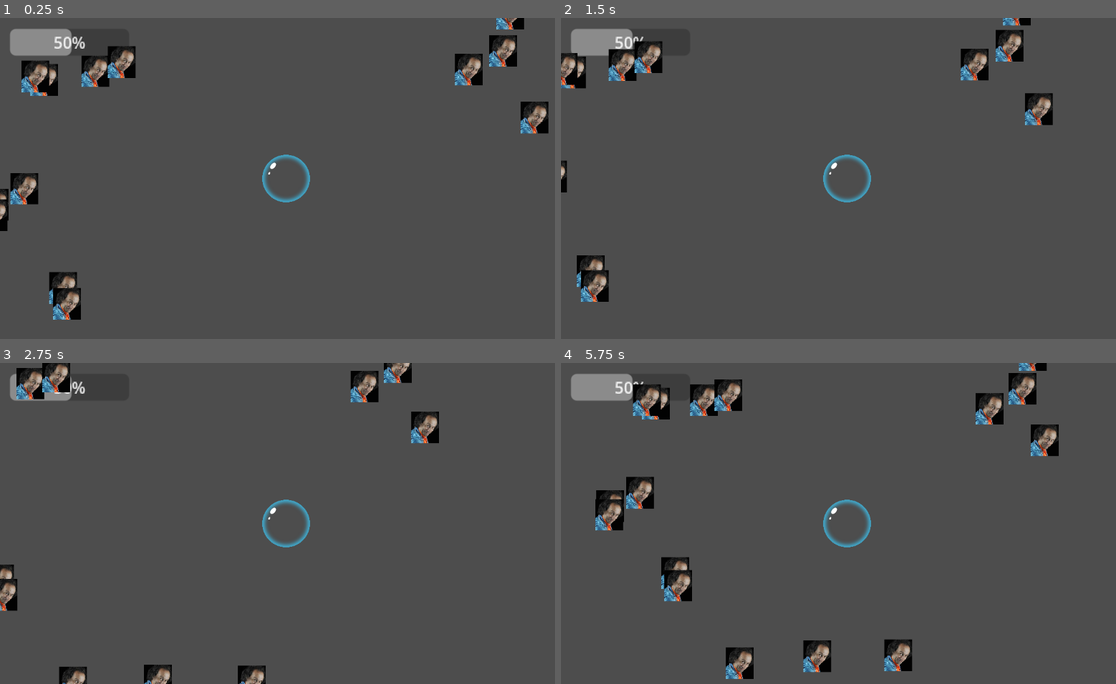
Above: before the commit, frames 1-4 (two rows, left to right).
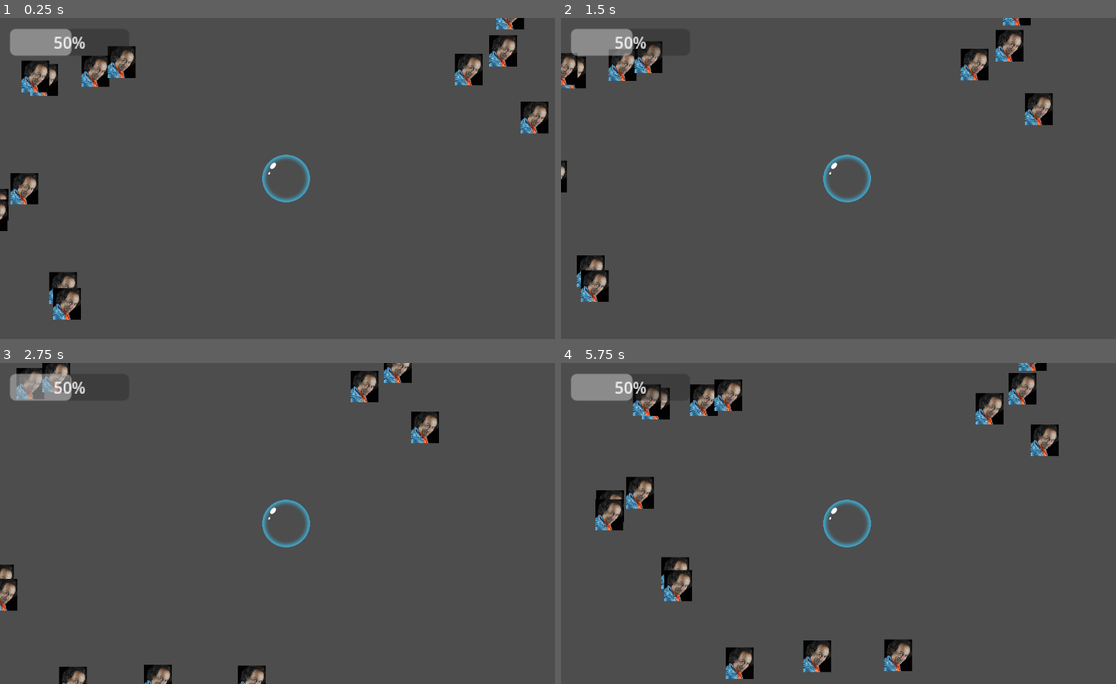
Above: after the commit, the same moments.

Repository: Zodayan/BubbleSurvivor
Game: Godot game, scene res://scenes/game.tscn
Two runs of this game, one before a commit and one after it. Both use one fixed random seed, a clock stepped at 60 frames per second and the inputs below.
Inputs (mouse positions are in pixels of both pictures, inside the frame that each line leads up to):
- Up to frame 1 (0.25 s): no input
- Up to frame 2 (1.5 s): move the mouse to (971, 162) at 0.52 s; hold Right (right) 0.53-1.28 s; click (971, 162) at 0.6 s; move the mouse to (733, 194) at 1.27 s; hold Down (down) from 1.28 s (still down); click (733, 194) at 1.35 s
- Up to frame 3 (2.75 s): move the mouse to (344, 452) at 2.02 s; release Down (down) at 2.03 s; hold Right (right) from 2.03 s (still down); click (344, 452) at 2.1 s
- Up to frame 4 (5.75 s): move the mouse to (816, 587) at 2.77 s; release Right (right) at 2.78 s; hold Up (up) 2.78-3.53 s; click (816, 587) at 2.85 s; move the mouse to (1016, 571) at 3.52 s; hold Q (left) 3.53-5.03 s; click (1016, 571) at 3.6 s; move the mouse to (677, 475) at 4.27 s; click (677, 475) at 4.35 s; move the mouse to (877, 523) at 5.02 s; hold Down (down) from 5.03 s (still down); click (877, 523) at 5.1 s

The runs differ from the first frame. In frame 1, less than 0.1% of the frame differs, in the area x 21-23%, y 10-12%; in frame 2, 0.2%; in frame 3, 0.6%, in the area x 2-13%, y 3-12%; in frame 4, 0.1%.

Commit message:
creation classe Weapon

Diff:
--- a/bubblesurvior/scenes/bubblePlayer.tscn
+++ b/bubblesurvior/scenes/bubblePlayer.tscn
@@ -8,6 +8,7 @@
 radius = 26.0192
 
 [node name="BubblePlayer" type="CharacterBody2D"]
+z_index = 1
 script = ExtResource("1_afnlq")
 
 [node name="BubbleCamera" type="Camera2D" parent="."]
@@ -17,7 +18,6 @@
 shape = SubResource("CircleShape2D_k0so4")
 
 [node name="BubbleSprite" type="Sprite2D" parent="."]
-z_index = 1
 scale = Vector2(0.1, 0.1)
 texture = ExtResource("2_4dqas")
 
--- /dev/null
+++ b/bubblesurvior/scripts/weapon/weapon.gd
@@ -0,0 +1,10 @@
+extends Node
+class_name Weapon
+
+var degats: float = 1
+var vitesse_tir: float = 1 # Nb de tirs/seconde
+var cout_tir: float = 1
+
+func tirer(direction: Vector2) -> void:
+	print("Tirer ", direction)
+	pass
